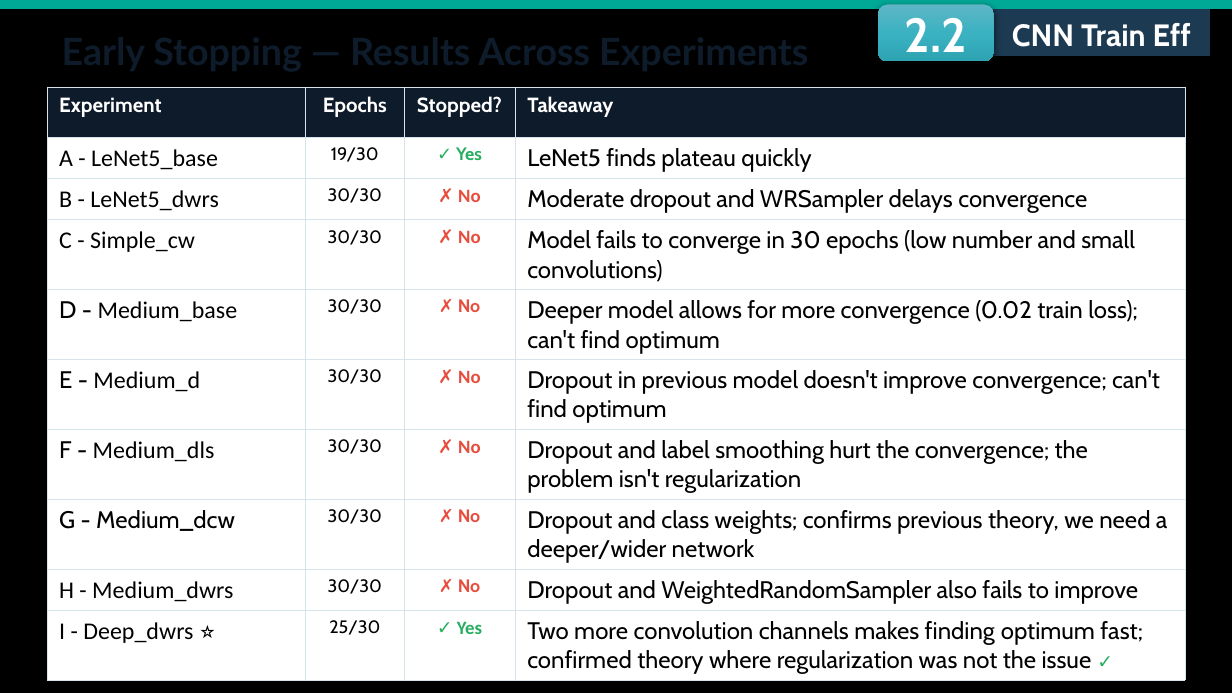
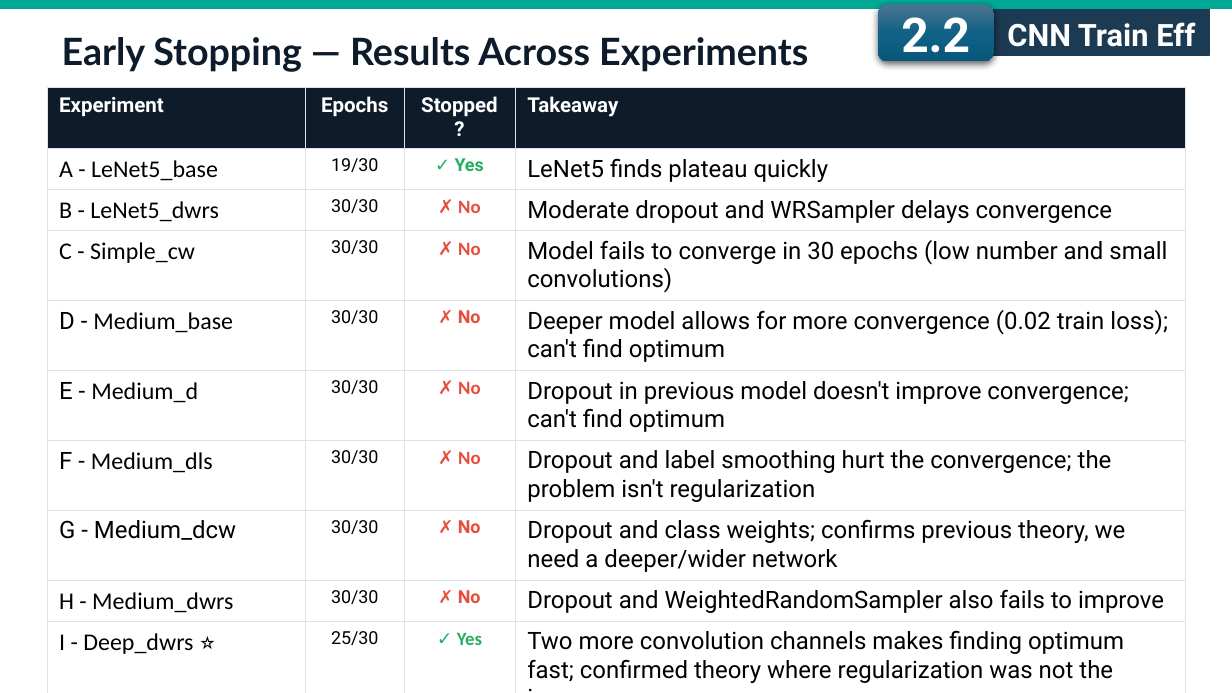
Before and after one commit to fmssilva/DL_Proj, a slide deck: slide 48 of assignment_1/task3/Task3_report.pptx. Drawn at 1232x693 pixels with LibreOffice and Linux fonts; fonts in the diff are those of the drawing. Boxes give left, top, right and bottom in pixels: in the first picture for what was removed or moved away, otherwise in the second. Text is boxed around its words. In the diff, an @@ line names an element or a change of style, - is before the commit and + after.

```diff
--- a/assignment_1/task3/Task3_report.pptx
+++ b/assignment_1/task3/Task3_report.pptx
@@ background #000000 to #FFFFFF @@
@@ rounded rectangle "2.2" at (878, 5, 994, 62): font Cabin to Roboto; fill gradient #5FB7C5 to #3BB3C3 to #2FA3B3 to gradient #4C7591 to #106287 to #09597D @@
@@ rectangle "CNN Train Eff" at (993, 10, 1210, 55): font Cabin to Roboto @@
@@ text "Train Eff" at (1089, 26, 1154, 46): font Cabin to Roboto @@
@@ text added at (62, 37, 808, 72), 22 pt, text #0D1B2A, bold @@
+Early Stopping — Results Across Experiments
@@ table at (47, 86, 1185, 687) @@
@@ font Cabin to Roboto in "Experiment", "Epochs", "Stopped?", "Takeaway" and 26 more places @@
```
Also in this commit, not shown: 61 other slides changed, 2 other files.
